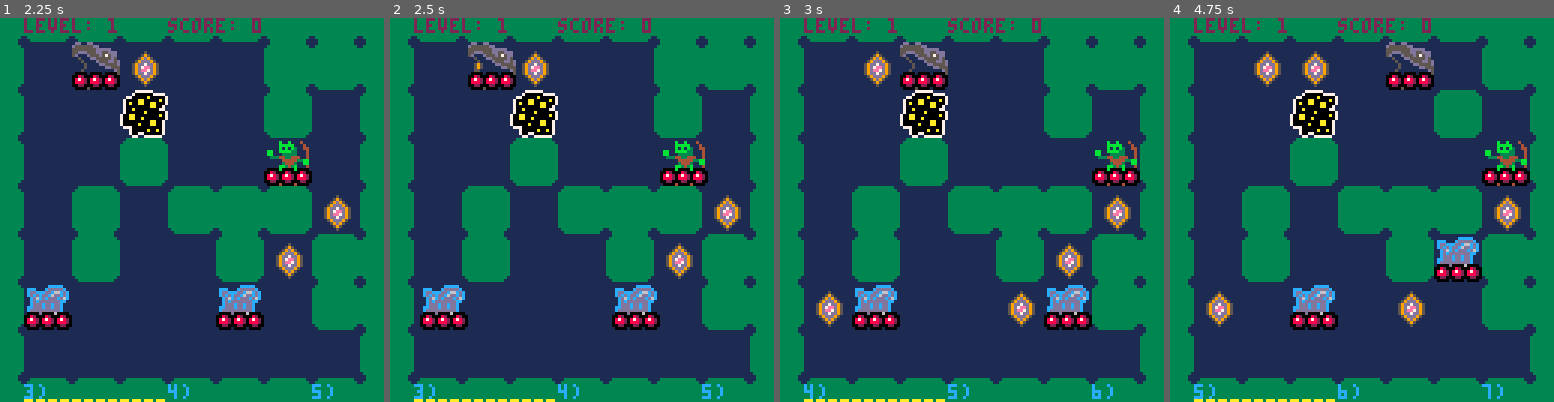
Above: before the commit, frames 1-4 (left to right).
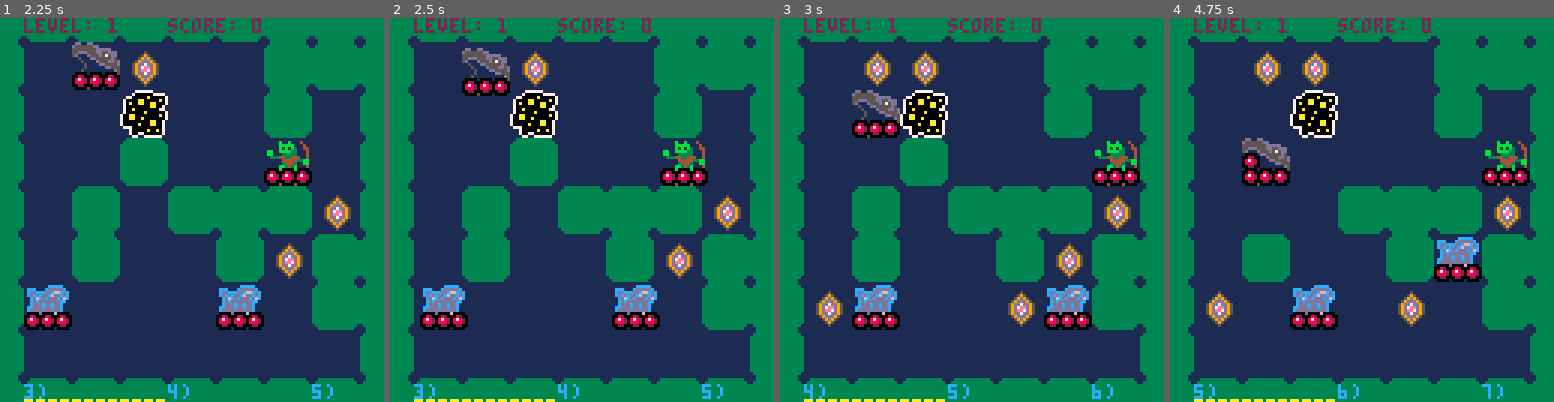
Above: after the commit, the same moments.

Repository: Ryan1729/broughlike-tutorial-ports
Game: PICO-8 cartridge pico8/broughlike-tutorial.p8
Two runs of this game, one before a commit and one after it. Both use one fixed random seed, a clock stepped at 60 frames per second and the inputs below.
Inputs:
- Up to frame 1 (2.25 s): tap X (X key) at 0.33, 1.07, 1.85 s; tap O (Z key) at 0.7, 1.7, 2.1 s; hold Right 1.6-2.1 s; hold Up from 2.15 s (still down)
- Up to frame 2 (2.5 s): release Up at 2.42 s; hold Right from 2.47 s (still down)
- Up to frame 3 (3 s): keep holding Right; tap O (Z key) at 2.5, 2.9 s; tap X (X key) at 2.97 s
- Up to frame 4 (4.75 s): release Right at 3.03 s; hold Left 3.08-3.58 s; tap O (Z key) every 0.4 s from 3.3 to 4.5 s; hold Down 3.63-3.97 s; hold Right 4.02-4.68 s; tap X (X key) at 4.08 s; hold Up from 4.73 s (still down)

Frame 1 is identical in both runs. In frame 2, 1.5% of the frame differs, in the area x 18-33%, y 6-21%; in frame 3, 2.3%; in frame 4, 6.8%, in the area x 18-82%, y 6-57%.

Commit message:
add bravery

Diff:
--- a/pico8/broughlike-tutorial.p8
+++ b/pico8/broughlike-tutorial.p8
@@ -582,6 +582,9 @@
 
 
 function monster:hit(damage)
+   if(self.shield ~= nil and self.shield > 0) then
+        return
+    end
     self.hp -= damage
     if(self.hp <= 0) then
         self:die()
@@ -618,6 +621,7 @@
 
     player.is_player = true
     player.teleport_counter = 0
+    player.shield = 0
 
     local shuffled_spells = shuffle(keys(spells))
 
@@ -627,6 +631,10 @@
     end
 
     return player
+end
+
+function player_class:update()
+    self.shield -= 1
 end
 
 function player_class:try_move(dx, dy)
@@ -991,6 +999,12 @@
                 player.spells[i] = player.spells[i-1]
             end
         end
+    end,
+    bravery = function()
+        player.shield = 2
+        for i=1,#monsters do
+            monsters[i].stunned = true
+        end
     end
 }
 
@@ -1093,6 +1107,8 @@
             del(monsters, monsters[k])
         end
     end
+
+    player:update()
 
     if(player.dead) then
         add_score(score, false)
